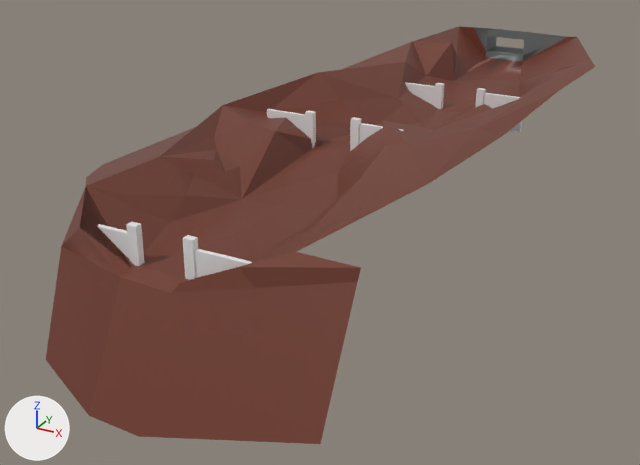
The FBX model Assets/Assets/Modelos 3D/Escenarios/Fortaleza/Fortaleza.fbx: old version first, new version second.
Both versions are drawn from a 50 mm lens placed at (173.0, -409.0, 135.0), pointed at (-28.0, -43.0, -48.0). The axes (+X, +Y, +Z) are drawn at lower left. The lights are the same throughout. The first picture is the older version. Where no turn or scale is listed for an object, it has been applied to the vertices.
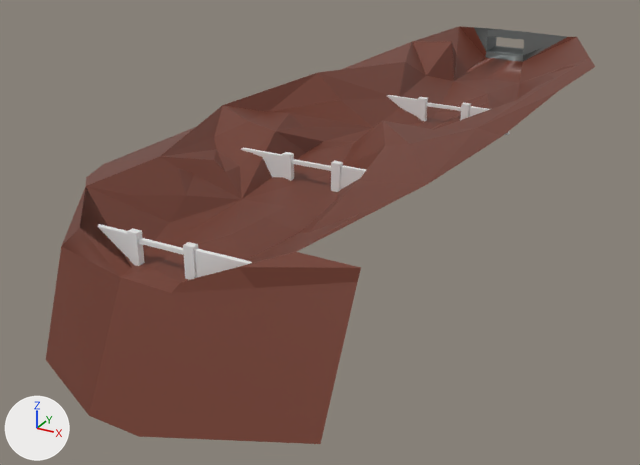
The change, as a list of edits to the scene's bpy script:
```text
Change me_cube_003:
    used by ob_cube_002; location = (-30.5, -194.0, 6.0); rotation_euler = (0.0, 0.0, -3.142), in degrees (0, 0, -180); scale = (-10.7, -0.897, -5.83)
    remove me_cube_003.from_pydata(...)  # 32 vertices, 28 faces; spans x -1.0..5.6, y -1.64..1.64, z -1.64..1.64
    add me_cube_003.from_pydata(...)  # 49 vertices, 41 faces; spans x -1.0..5.6, y -1.64..1.64, z -1.21..1.64
    me_cube_003 part 6: a new loose piece, a box spanning x 1.16..3.48, y -0.86..0.94, z -0.8..-0.53
    me_cube_003 part 7
    11 faces are deleted
    6 vertices in x 1.0..3.6, y -1.64..1.64, z -1.64 move by (0.0, 0.0, 0.43)
    2 vertices move from x 1.0..1.38, y -1.64, z -1.64 to x 1.0..1.38, y -1.64, z -1.0
    4 vertices are added at (1.0, -1.64, -1.21), (1.38, -1.64, -1.21), (1.38, -1.64, -1.0), (3.22, -1.64, -0.99)
    5 new vertices lie (0.0, 0.0, -2.64) away from vertices in x 1.0..3.6, y -1.64..1.64, z 1.64
    18 new faces join them
Change me_cube_004:
    used by ob_cube_003; location = (-30.5, 43.3, 6.0); rotation_euler = (0.0, 0.0, -3.142), in degrees (0, 0, -180); scale = (-10.7, -0.897, -6.32)
    remove me_cube_004.from_pydata(...)  # 32 vertices, 28 faces; spans x 0.63..7.23, y -1.64..1.64, z -1.31..2.56
    add me_cube_004.from_pydata(...)  # 49 vertices, 41 faces; spans x -1.0..5.6, y -1.64..1.64, z -1.21..1.64
    me_cube_004 part 1: a new loose piece, a box spanning x 1.16..3.48, y -0.86..0.94, z -0.8..-0.53
    me_cube_004 part 2: a new loose piece of 21 vertices spanning x -1.0..1.38, y -1.64..1.64, z -1.21..1.64
    me_cube_004 part 3: a new loose piece of 20 vertices spanning x 3.22..5.6, y -1.64..1.64, z -1.21..1.64
    me_cube_004 part 4: the loose piece of 16 vertices spanning x 4.85..7.23, y -1.64..1.64, z -1.31..2.56 is deleted
    me_cube_004 part 5
    16 vertices are removed from x 0.63..3.01, y -1.64..1.64, z -1.31..2.56
    14 faces are deleted
Add me_cube_007:
    me_cube_007.from_pydata(...)  # 49 vertices, 41 faces; spans x -1.0..5.6, y -1.64..1.64, z -1.21..1.64
Change ob_cube_003:
    ob_cube_003.location: (-30.5, 43.3, 6.0) -> (-11.2, 15.5, 6.0)
    ob_cube_003.scale: (-10.7, -0.897, -6.32) -> (-10.7, -0.897, -5.83)
Remove ob_cube_004:
    ob_cube_004 = bpy.data.objects.new('Cube.004', me_cube_005)
    ob_cube_004.location = (-55.3, -57.4, 11.9)
    ob_cube_004.rotation_euler = (0.0, 0.0, -3.142)  # degrees (0, 0, -180)
    ob_cube_004.scale = (-10.7, -0.897, -6.32)
Add ob_cube_005:
    ob_cube_005 = bpy.data.objects.new('Cube.005', me_cube_007)
    ob_cube_005.location = (-26.6, -97.0, 6.0)
    ob_cube_005.rotation_euler = (0.0, 0.0, -3.142)  # degrees (0, 0, -180)
    ob_cube_005.scale = (-10.7, -0.897, -5.83)
```

Boxes [x1, y1, x2, y2] around the edits, measured in the pictures (640 x 465 px):
'Cube.002', reshaped: before [97, 222, 252, 280]; after [97, 224, 252, 280]
'Cube.003', reshaped, moved, rescaled (20% shorter): before [405, 82, 522, 132]; after [387, 95, 510, 135]
'Cube.005', added: after [241, 147, 366, 192]
'Cube.004', deleted: before [267, 109, 404, 151]
part 1 of me_cube_004, added: after [426, 102, 461, 111]
part 2 of me_cube_004, added: after [387, 95, 428, 122]
part 3 of me_cube_004, added: after [460, 103, 510, 135]
part 4 of me_cube_004, deleted: before [476, 88, 522, 132]
part 5 of me_cube_004, deleted: before [405, 82, 444, 109]
part 6 of me_cube_003, added: after [138, 238, 184, 255]
part 7 of me_cube_003, cut back: before [126, 222, 199, 280]; after [127, 228, 199, 280]
